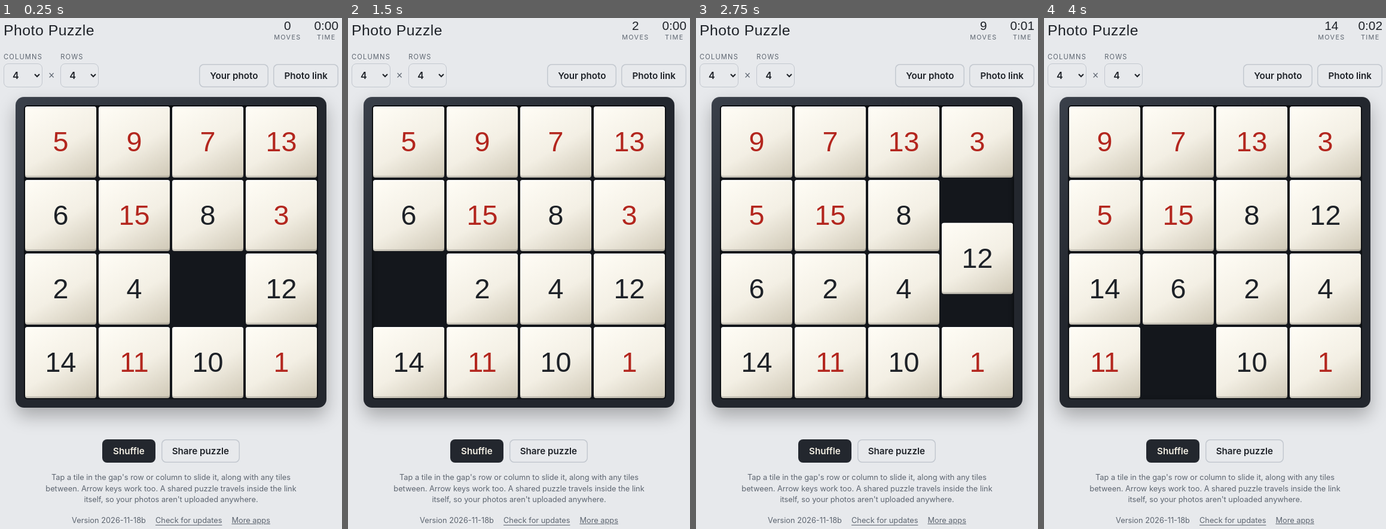
Above: before the commit, frames 1-4 (left to right).
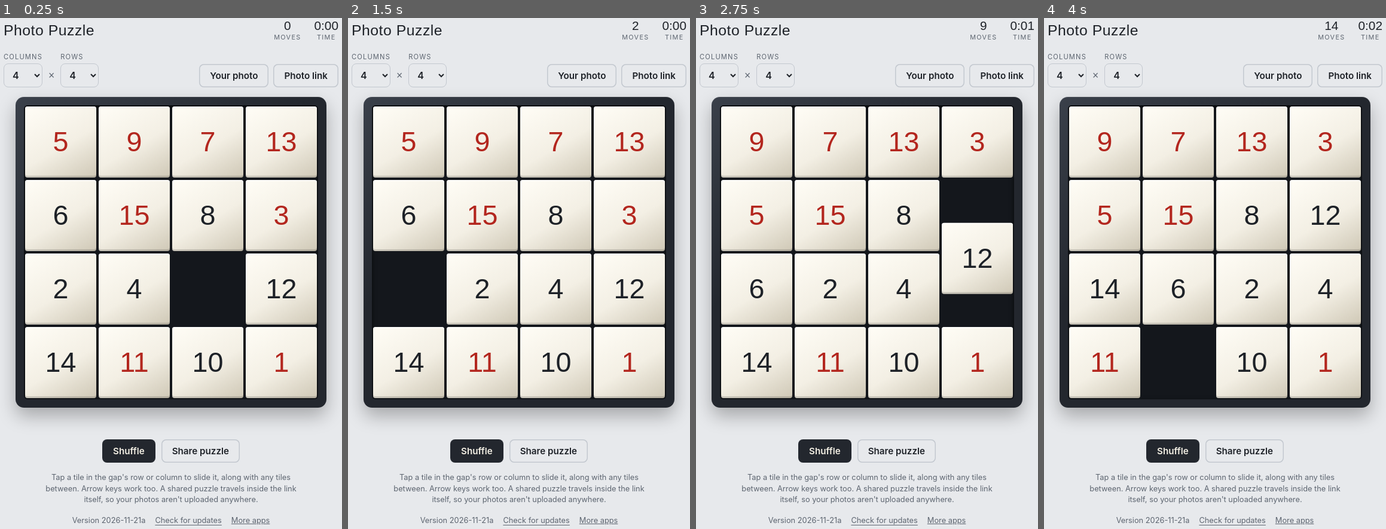
Above: after the commit, the same moments.

Repository: hodzic/photo-puzzle
Game: browser game, page index.html
The game is run twice, just before and just after one commit, with the same random seed, the same clock (stepped at 60 frames per second) and the same inputs.
Inputs:
- Up to frame 1 (0.25 s): no input
- Up to frame 2 (1.5 s): hold Right from 1.03 s (still down); tap Space at 1.1 s
- Up to frame 3 (2.75 s): release Right at 1.53 s; hold Down 1.58-1.85 s; tap Space at 1.6, 2.1, 2.6 s; hold Left 1.9-2.47 s; hold Up from 2.52 s (still down)
- Up to frame 4 (4 s): release Up at 2.82 s; hold Right 2.87-3.53 s; tap Space at 3.1, 3.6 s; hold Up 3.58-3.82 s; hold Left from 3.87 s (still down)

The runs differ from the first frame. In frame 1, 0.2% of the frame differs, in the area x 20-80%, y 97-100%; in frame 2, 0.2%; in frame 3, 0.2%; in frame 4, 0.2%.

Commit message:
Show the solved photo as one picture, without seams between rows
Co-Authored-By: Claude Opus 5.5 <noreply@anthropic.com>
Claude-Session: https://claude.ai/code/session_01GrUNXuMpGBb4VYoYaVg14j

Diff:
--- a/css/app.css
+++ b/css/app.css
@@ -102,6 +102,9 @@
 .photo.won .tile .face { border-radius: 0; box-shadow: none; }
 .photo.won .tile .face span { display: none; }
 .peek { position: absolute; inset: 0; width: 100%; height: 100%; object-fit: cover; border-radius: 6px; z-index: 5; }
+/* Solved: show the photo as one picture; tiles at fractional pixel positions leave hairline seams. */
+.photo.won .peek[hidden] { display: block !important; animation: fadein .5s; }
+@keyframes fadein { from { opacity: 0; } }
 
 .msg { min-height: 1.4em; margin: 0; font-weight: 600; text-align: center; }
 .msg.good { color: var(--good); }
@@ -118,7 +121,7 @@
 .linkbox input { width: 100%; font: .8rem ui-monospace, monospace; padding: 8px; border: 1.5px solid var(--line); border-radius: 8px; background: var(--bg); color: var(--fg); }
 .hint { font-size: .8rem; color: var(--muted); text-align: center; max-width: 52ch; margin: 0; }
 
-@media (prefers-reduced-motion: reduce) { .tile, .tile.last { transition: none; } }
+@media (prefers-reduced-motion: reduce) { .tile, .tile.last { transition: none; } .peek { animation: none !important; } }
 @media (max-width: 460px) { .photo-btns { margin-left: 0; } }
 footer { display: flex; gap: 16px; flex-wrap: wrap; justify-content: center; font-size: .8rem; color: var(--muted); }
 footer a, footer .linkbtn { color: var(--muted); font-weight: 400; }
--- a/js/version.js
+++ b/js/version.js
@@ -1,2 +1,2 @@
 // App version: release date (US Pacific) plus a letter per release that day. Set by `npm run bump`, with VERSION in sw.js.
-export const APP_VERSION='2026-11-18b';
+export const APP_VERSION='2026-11-21a';
--- a/sw.js
+++ b/sw.js
@@ -2,7 +2,7 @@
 // refreshing them in the background) is /shared/sw-core.js on hodzic.github.io, used by all the apps there.
 // Run `npm run bump` for every release: VERSION (the cache name) carries the app version, so installed copies get the update.
 importScripts('/shared/sw-core.js');
-const VERSION='photo-puzzle-2026-11-18b';
+const VERSION='photo-puzzle-2026-11-21a';
 const ASSETS=[
   '/photo-puzzle/','/photo-puzzle/index.html','/photo-puzzle/manifest.webmanifest','/photo-puzzle/css/app.css',
   '/photo-puzzle/js/app.js','/photo-puzzle/js/puzzle.js','/photo-puzzle/js/share.js','/photo-puzzle/js/version.js','/photo-puzzle/js/updates.js',
